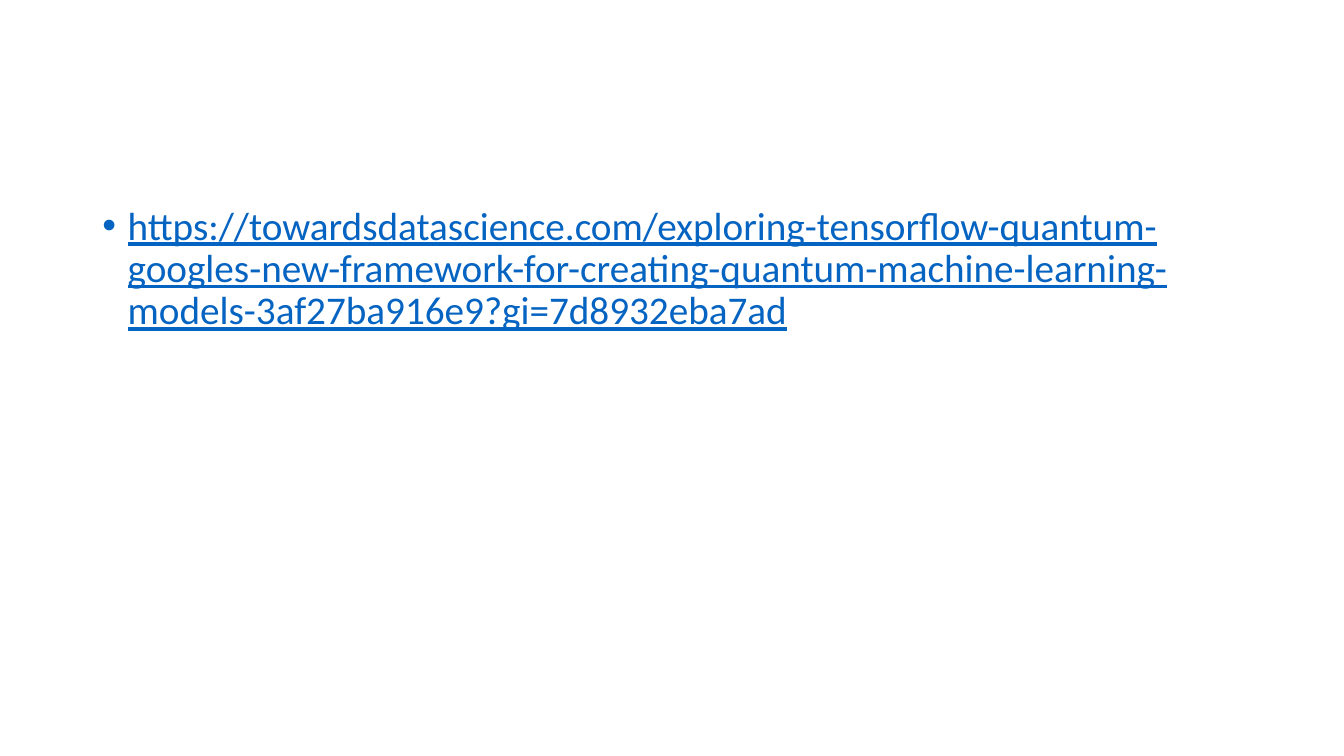
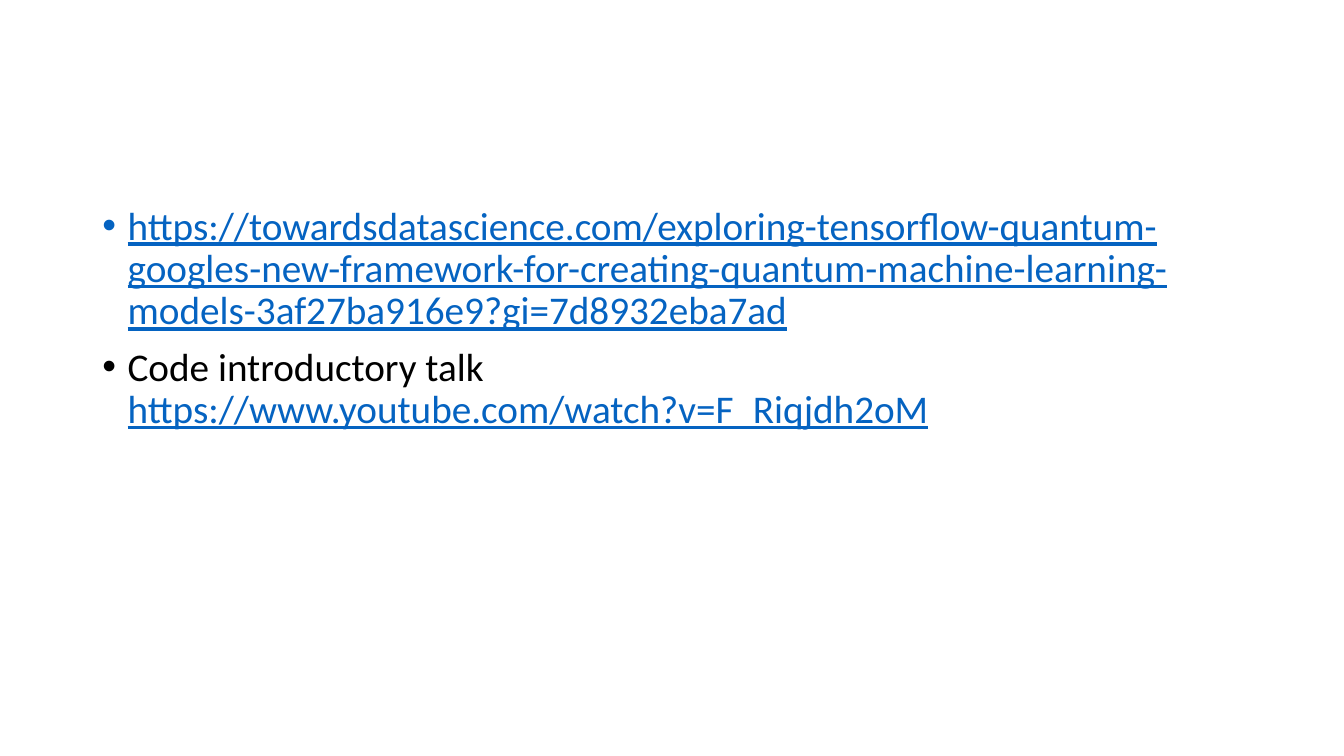
Before and after one commit to zozo123/QC-IL, a slide deck: slide 21 of slides/all slides.pptx (slide 20 before the commit). Drawn at 1344x756 pixels with LibreOffice and Linux fonts; fonts in the diff are those of the drawing; background and template pictures are left out. Boxes give left, top, right and bottom in pixels: in the first picture for what was removed or moved away, otherwise in the second. Text is boxed around its words. In the diff, an @@ line names an element or a change of style, - is before the commit and + after.

```diff
--- a/slides/all slides.pptx
+++ b/slides/all slides.pptx
@@ text at [128, 353, 929, 430]: paragraph added @@
+• Code introductory talk
+  https://www.youtube.com/watch?v=F_Riqjdh2oM
```
Also in this commit, not shown: 5 other slides changed, 1 slide added.
